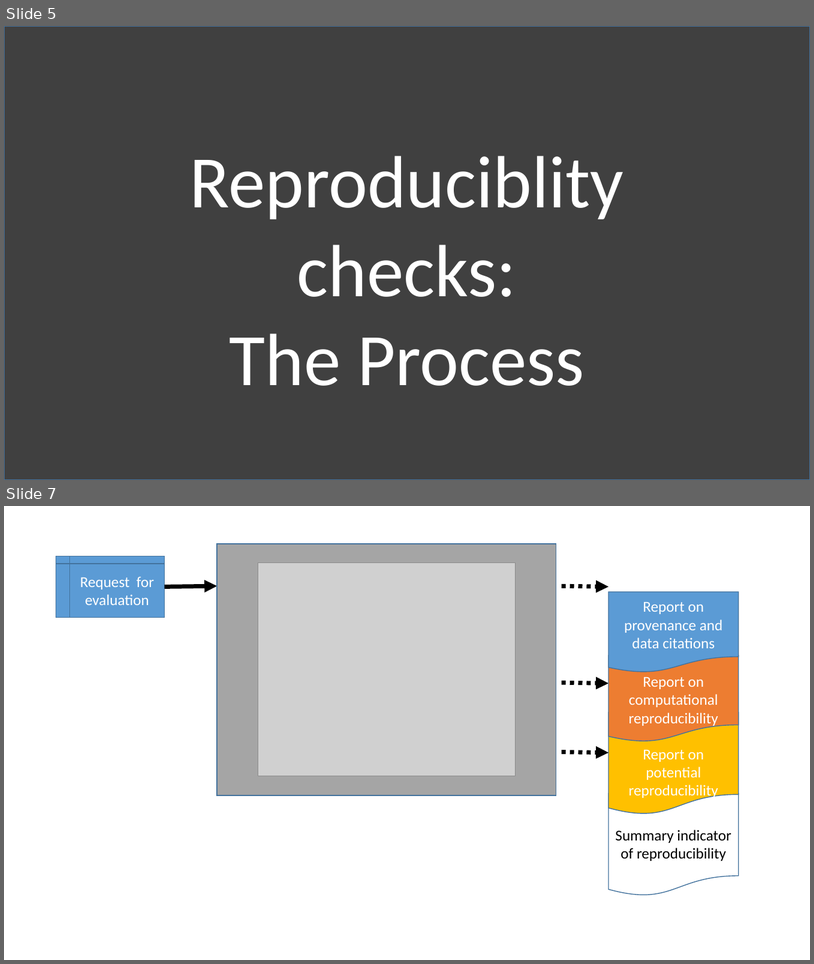
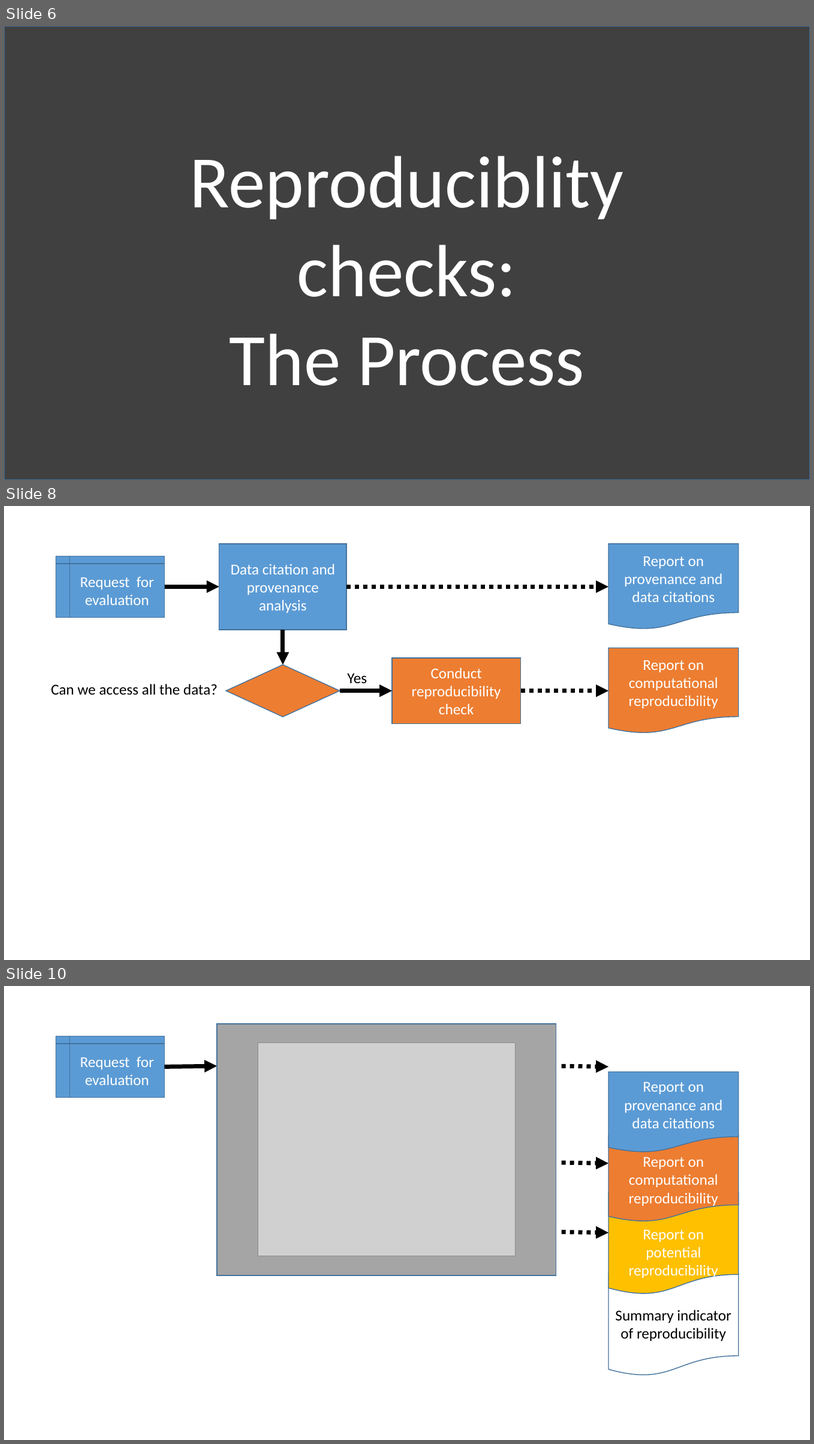
Before and after one commit to AEADataEditor/fireside-chat-2021, a slide deck: Vilhuber-Presentation-2021-01-19.pptx. Shown one above the other, each under a label of ours: slides 5 and 7 before the commit, slides 6, 8 and 10 after it; the slides between them are not shown. The pictures are 814x964 and 814x1444 pixels, drawn with LibreOffice and Linux fonts; fonts in the diff are those of the drawing; grey boxes stand for pictures. Boxes give left, top, right and bottom in pixels: in the first picture for what was removed or moved away, otherwise in the second. Text is boxed around its words. In the diff, an @@ line names an element or a change of style, - is before the commit and + after.

```diff
--- a/Vilhuber-Presentation-2021-01-19.pptx
+++ b/Vilhuber-Presentation-2021-01-19.pptx
@@ slide 8 added at box(4, 506, 810, 960), background #FFFFFF @@
@@ flow chart internal storage added at box(56, 556, 165, 618), fill #5B9BD5, outline #43739E 1 pt, 18 pt, text #FFFFFF @@
+Request for evaluation
@@ rectangle added at box(219, 544, 347, 630), fill #5B9BD5, outline #43739E 1 pt, 18 pt, text #FFFFFF @@
+Data citation and provenance analysis
@@ flow chart document added at box(609, 544, 739, 630), fill #5B9BD5, outline #43739E 1 pt, 18 pt, text #FFFFFF @@
+Report on
+provenance and data citations
@@ arrow added from (165, 586) to (219, 586), #000000 5 pt @@
@@ arrow added from (347, 586) to (609, 586), #000000 5 pt dashed @@
@@ arrow added from (283, 630) to (283, 664), #000000 5 pt @@
@@ flow chart document added at box(609, 648, 739, 733), fill #ED7D31, outline #43739E 1 pt, 18 pt, text #FFFFFF @@
+Report on
+computational reproducibility
@@ diamond added at box(226, 664, 340, 717), fill #ED7D31, outline #43739E 1 pt @@
@@ rectangle added at box(392, 658, 521, 724), fill #ED7D31, outline #43739E 1 pt, 18 pt, text #FFFFFF @@
+Conduct reproducibility check
@@ text added at box(51, 684, 218, 695), 18 pt, text #000000 @@
+Can we access all the data?
@@ text added at box(347, 673, 367, 683), 18 pt, text #000000 @@
+Yes
@@ arrow added from (340, 691) to (392, 691), #000000 5 pt @@
@@ arrow added from (521, 691) to (609, 691), #000000 5 pt dashed @@
@@ what was slide 5 is now slide 6 @@
@@ what was slide 7 is now slide 10 @@
```
Also in this commit, not shown: 2 slides changed, 8 other slides added.
